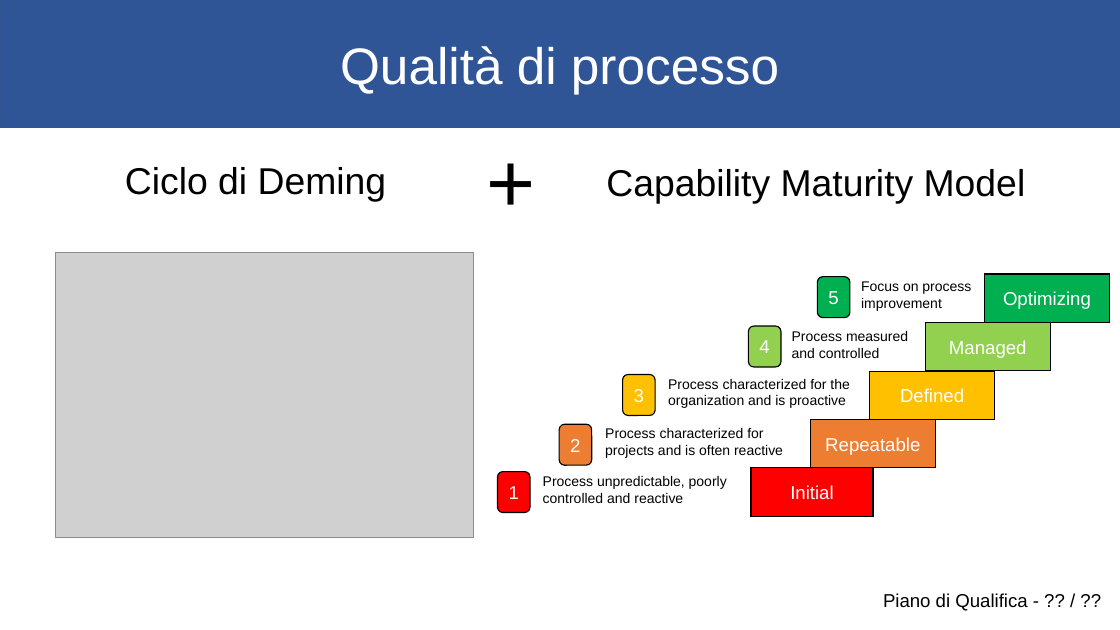
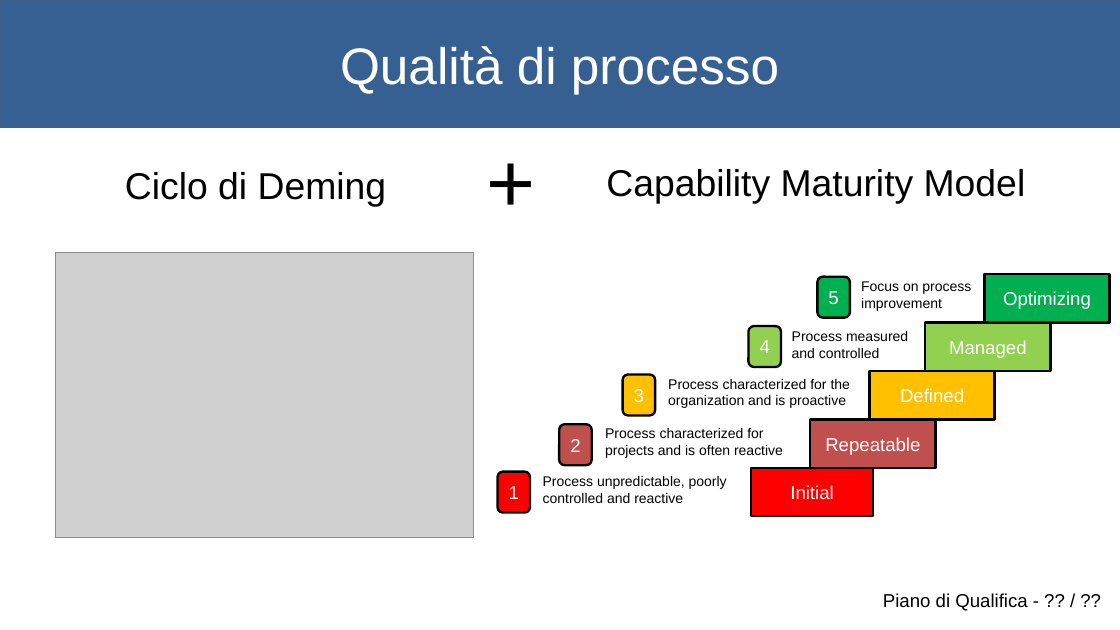
Before and after one commit to KaleidosCodeTeam/SWEDesigner, a slide deck: slide 24 of Presentazione/KaleidosCode_RR.pptx. Drawn at 1120x630 pixels with LibreOffice and Linux fonts; fonts in the diff are those of the drawing; grey boxes stand for pictures. Boxes give left, top, right and bottom in pixels: in the first picture for what was removed or moved away, otherwise in the second. Text is boxed around its words. In the diff, an @@ line names an element or a change of style, - is before the commit and + after.

```diff
--- a/Presentazione/KaleidosCode_RR.pptx
+++ b/Presentazione/KaleidosCode_RR.pptx
@@ text "Ciclo di Deming" at (125,172,387,207): line spacing 0.9 to 1; less space between paragraphs @@
@@ outline #000000 1 pt to #000000 2 pt in 3 elements at (751,468,873,517), (870,371,995,420), (925,323,1050,371) @@
@@ rounded rectangle "2" at (560,424,592,465): fill #ED7D31 to #C0504D; outline #000000 1 pt to #000000 2 pt; proportions changed @@
@@ rectangle "Repeatable" at (811,420,936,469): fill #ED7D31 to #C0504D; outline #000000 1 pt to #000000 2 pt @@
@@ outline #000000 1 pt to #000000 2 pt; proportions changed in 4 elements at (818,276,850,318), (749,326,781,367), (623,375,655,416), (497,471,530,513) @@
```
Also in this commit, not shown: 35 other slides changed, 1 other file.
